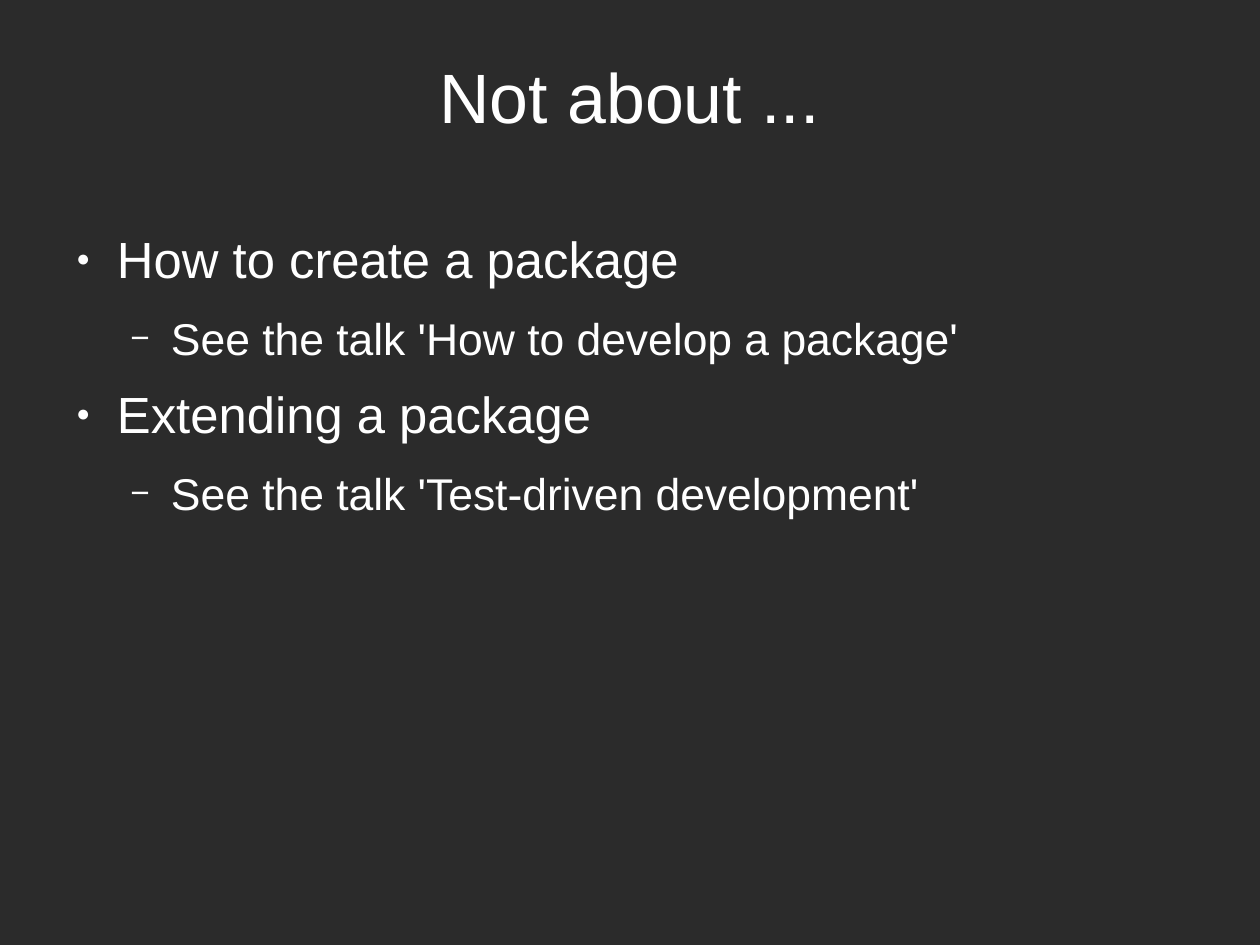
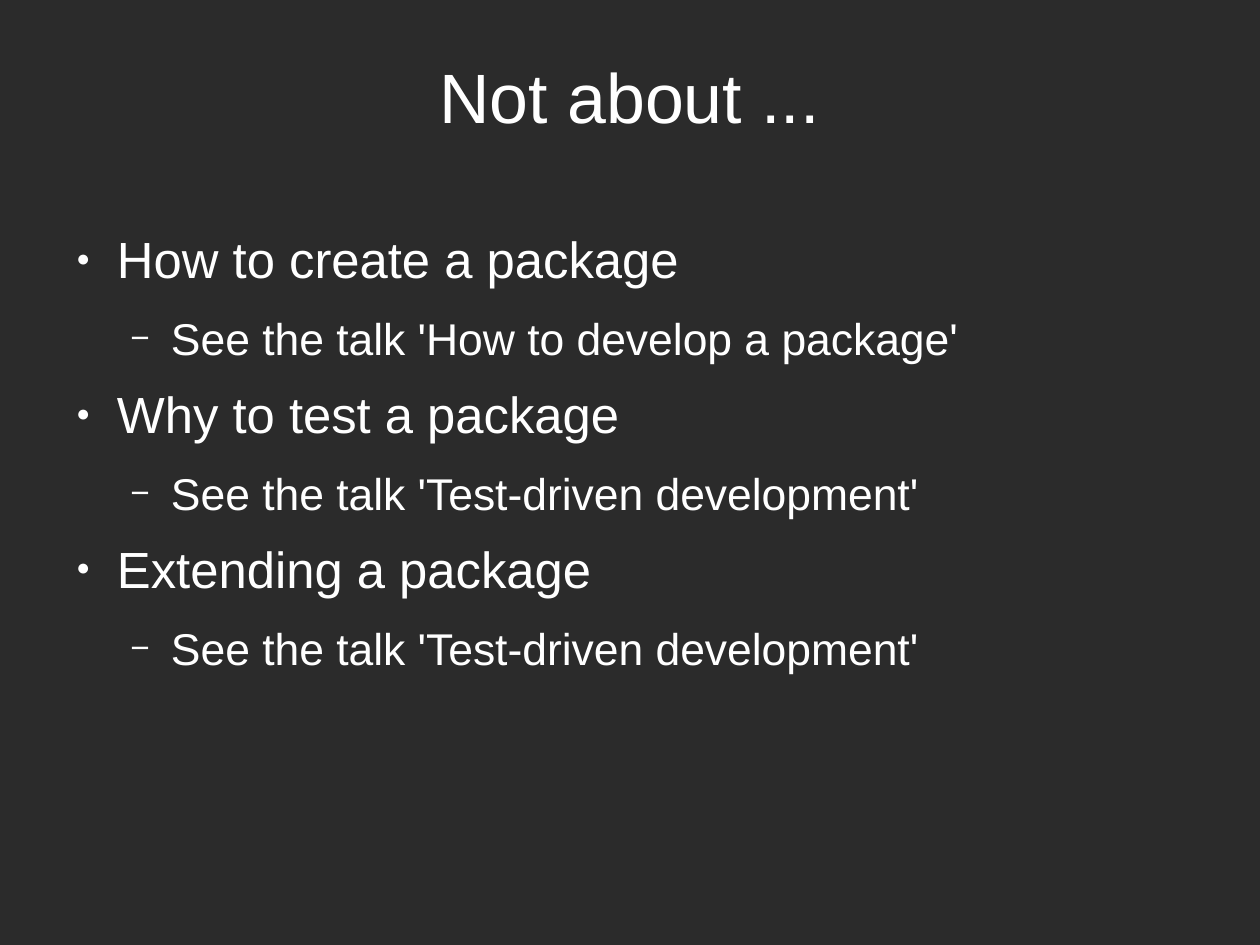
Before and after one commit to richelbilderbeek/PresentationsAboutR, a slide deck: slide 3 of ProfessionalRdevelopment/ProfessionalRDevelopment.odp. Drawn at 1260x945 pixels with LibreOffice and Linux fonts; fonts in the diff are those of the drawing; background and template pictures are left out; a plain dark background stands for a picture behind light text. Boxes give left, top, right and bottom in pixels: in the first picture for what was removed or moved away, otherwise in the second. Text is boxed around its words. In the diff, an @@ line names an element or a change of style, - is before the commit and + after.

```diff
--- a/ProfessionalRdevelopment/ProfessionalRDevelopment.odp
+++ b/ProfessionalRdevelopment/ProfessionalRDevelopment.odp
@@ text at (117, 396, 919, 519): paragraphs added @@
+● Why to test a package
+  − See the talk 'Test-driven development'
```
Also in this commit, not shown: 1 other file.
